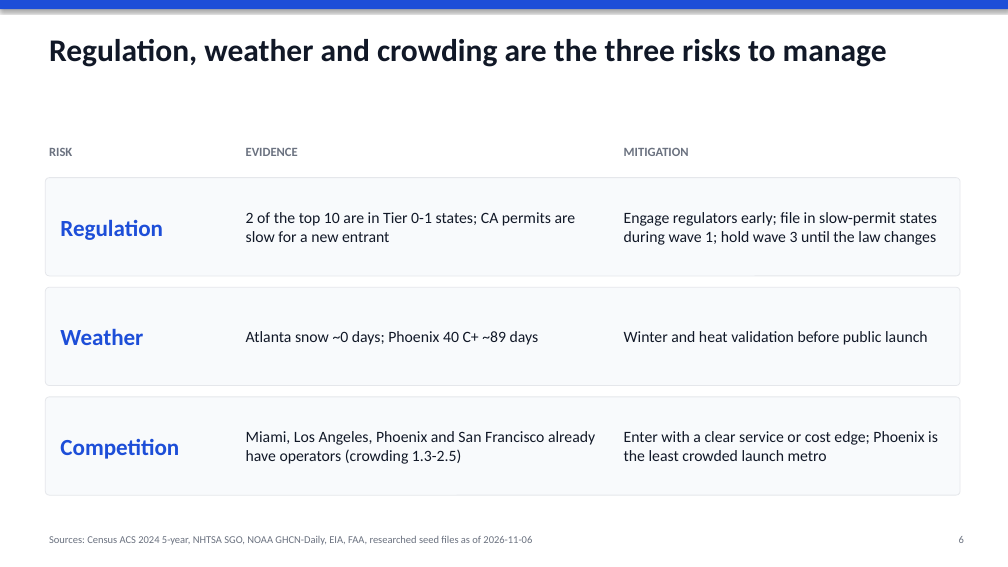
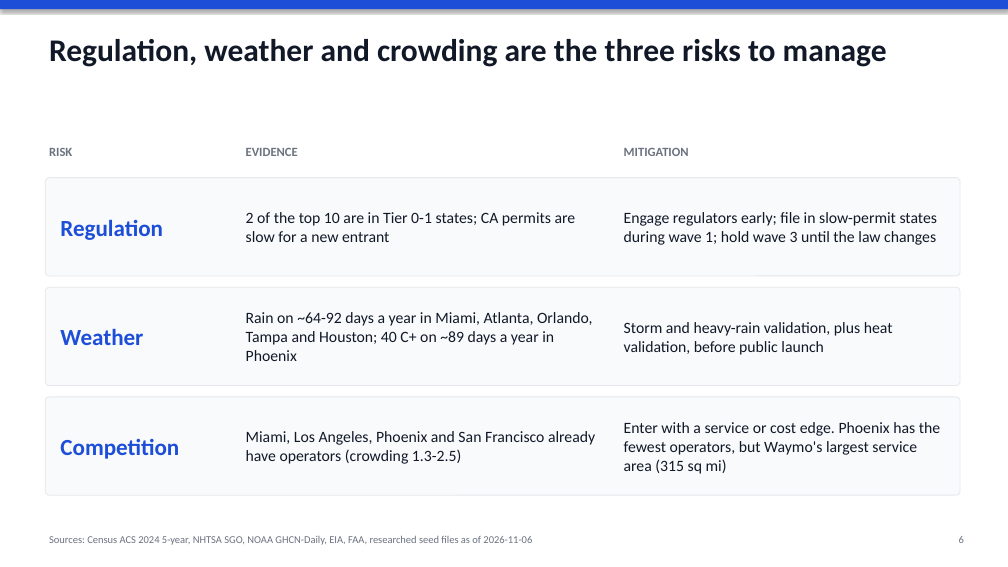
Before and after one commit to jmayank574/av-expansion-strategy, a slide deck: slide 6 of reports/deck.pptx. Drawn at 1008x567 pixels with LibreOffice and Linux fonts; fonts in the diff are those of the drawing. Boxes give left, top, right and bottom in pixels: in the first picture for what was removed or moved away, otherwise in the second. Text is boxed around its words. In the diff, an @@ line names an element or a change of style, - is before the commit and + after.

```diff
--- a/reports/deck.pptx
+++ b/reports/deck.pptx
@@ text at <box>246,312,593,361</box>: text changed @@
-Atlanta snow ~0 days; Phoenix 40 C+ ~89 days
+Rain on ~64-92 days a year in Miami, Atlanta, Orlando, Tampa and Houston; 40 C+ on ~89 days a year in Phoenix
@@ text at <box>624,322,893,355</box>: text changed @@
-Winter and heat validation before public launch
+Storm and heavy-rain validation, plus heat validation, before public launch
@@ text at <box>624,422,940,474</box>: text changed @@
-Enter with a clear service or cost edge; Phoenix is the least crowded launch metro
+Enter with a service or cost edge. Phoenix has the fewest operators, but Waymo's largest service area (315 sq mi)
```
Also in this commit, not shown: 3 other slides changed, 6 other files.
